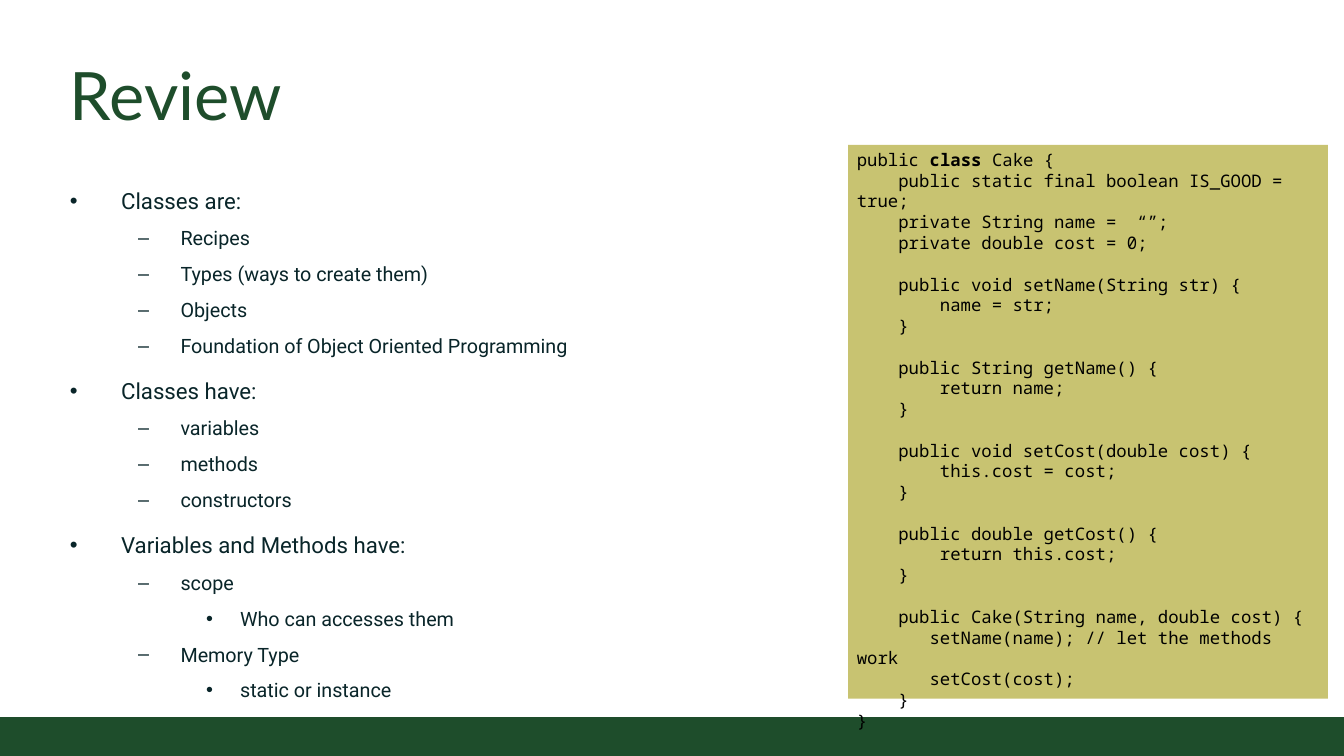
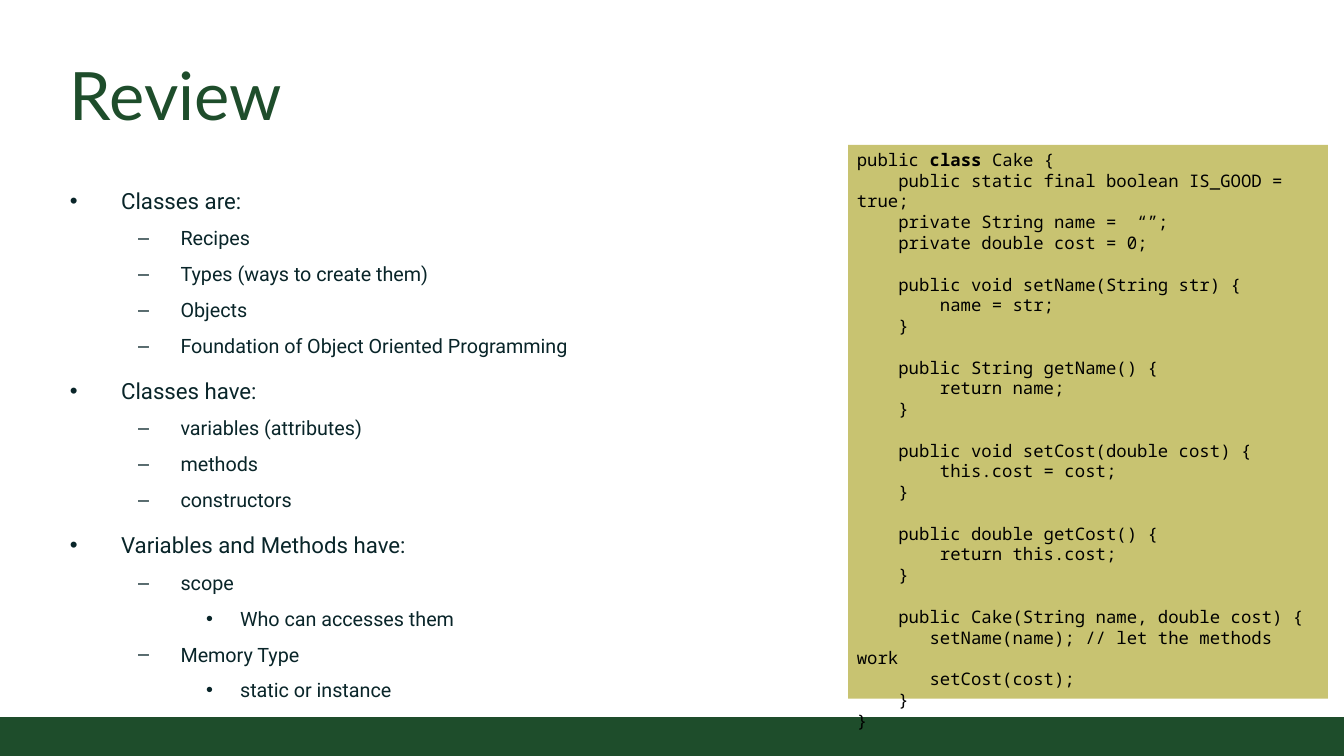
Before and after one commit to CSU-CompSci-CS163-4/Handouts, a slide deck: slide 3 of slides/On-Campus/09_03_MoreClasses.pptx (slide 2 before the commit). Drawn at 1344x756 pixels with LibreOffice and Linux fonts; fonts in the diff are those of the drawing; background and template pictures are left out. Boxes give left, top, right and bottom in pixels: in the first picture for what was removed or moved away, otherwise in the second. Text is boxed around its words. In the diff, an @@ line names an element or a change of style, - is before the commit and + after.

```diff
--- a/slides/On-Campus/09_03_MoreClasses.pptx
+++ b/slides/On-Campus/09_03_MoreClasses.pptx
@@ text at (181, 419, 362, 440): text changed @@
-  – variables
+  – variables (attributes)
```
Also in this commit, not shown: 1 other slide changed, 6 slides added.
